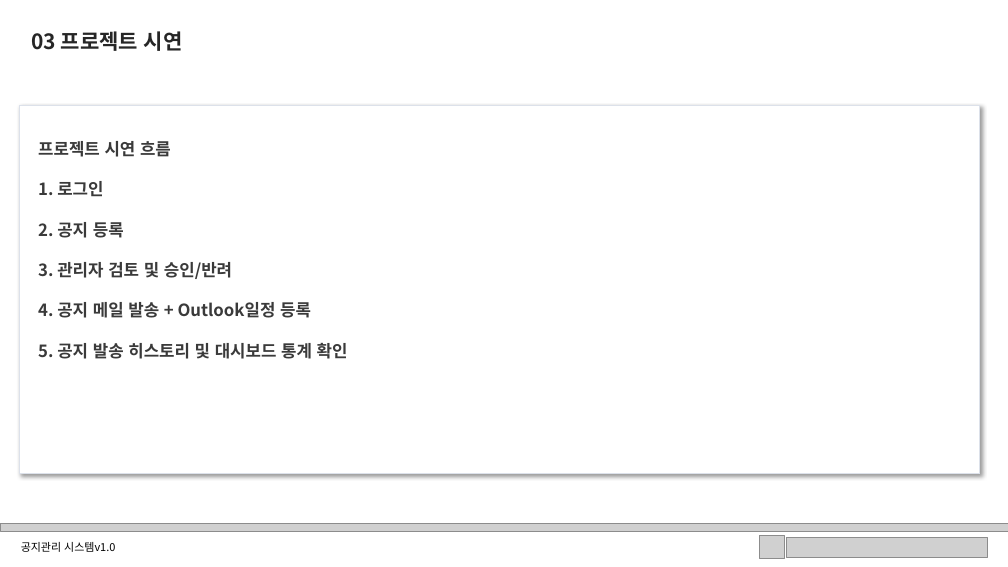
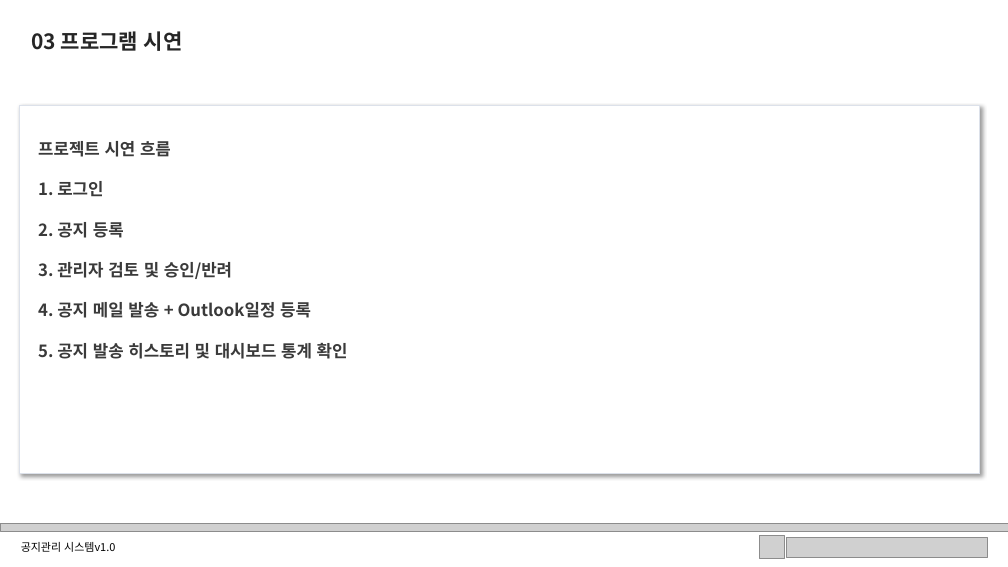
Before and after one commit to hamyoonsic/temp, a slide deck: slide 5 of 산출물/중간발표/중간발표템플릿.pptx. Drawn at 1008x567 pixels with LibreOffice and Linux fonts; fonts in the diff are those of the drawing; grey boxes stand for pictures. Boxes give left, top, right and bottom in pixels: in the first picture for what was removed or moved away, otherwise in the second. Text is boxed around its words. In the diff, an @@ line names an element or a change of style, - is before the commit and + after.

```diff
--- a/산출물/중간발표/중간발표템플릿.pptx
+++ b/산출물/중간발표/중간발표템플릿.pptx
@@ text at bbox=[31, 31, 183, 51]: text changed @@
-03 프로젝트 시연
+03 프로그램 시연
```
Also in this commit, not shown: 1 other slide changed, 2 other files.
